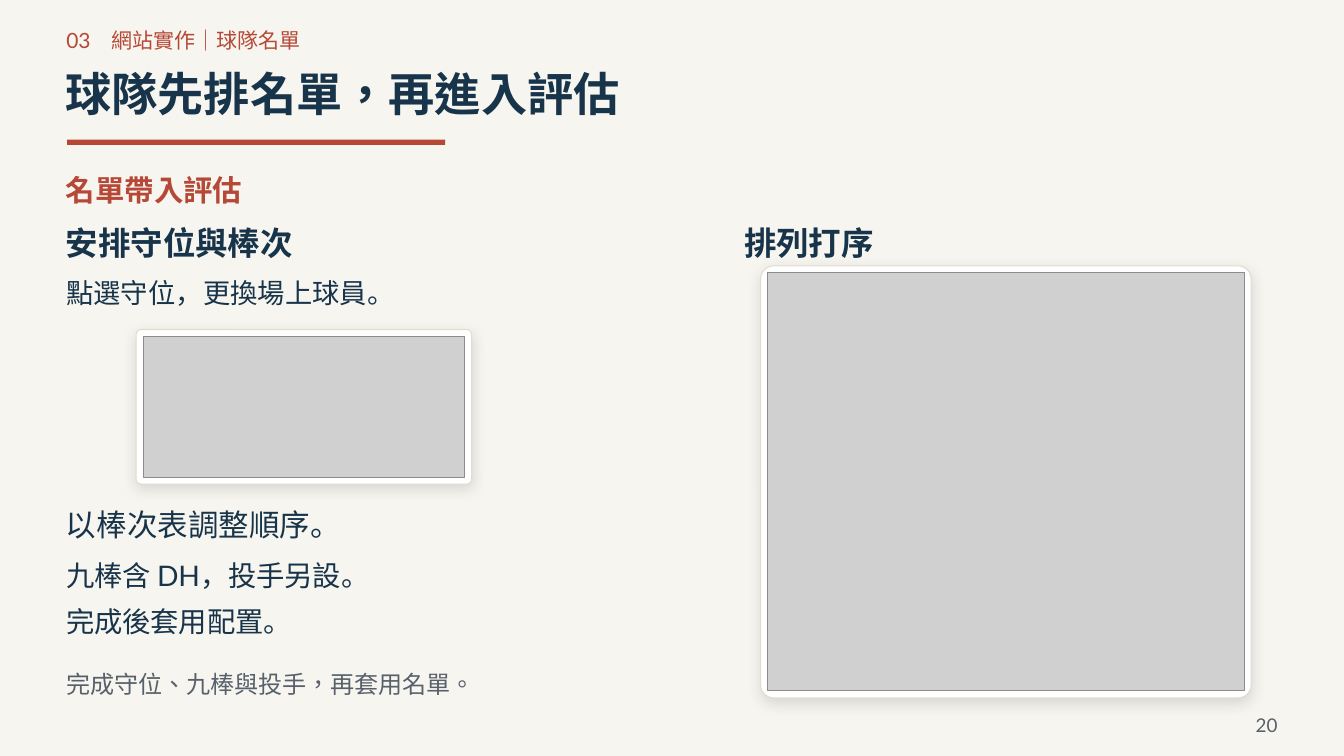
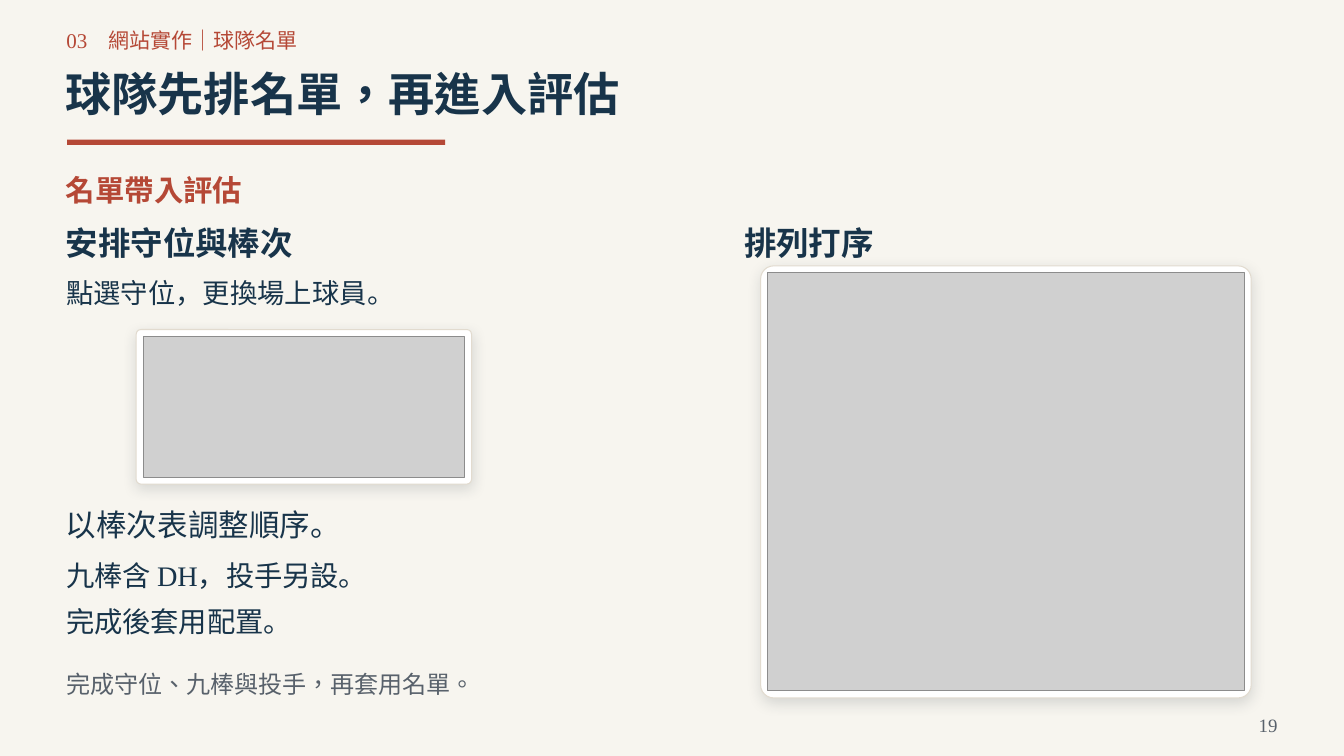
Before and after one commit to Da-Xiong-Chen/baseball_project, a slide deck: slide 19 of presentations/competition-2026/sync-20261115/一球兩面_臨場用人決策_2026球季版_38頁.pptx (slide 20 before the commit). Drawn at 1344x756 pixels with LibreOffice and Linux fonts; fonts in the diff are those of the drawing; grey boxes stand for pictures. Boxes give left, top, right and bottom in pixels: in the first picture for what was removed or moved away, otherwise in the second. Text is boxed around its words. In the diff, an @@ line names an element or a change of style, - is before the commit and + after.

```diff
--- a/presentations/competition-2026/sync-20261115/一球兩面_臨場用人決策_2026球季版_38頁.pptx
+++ b/presentations/competition-2026/sync-20261115/一球兩面_臨場用人決策_2026球季版_38頁.pptx
@@ text "03 網站實作｜球隊名單" at (66, 29, 297, 51): font Lato to Times New Roman @@
@@ text "九棒含 DH，投手另設。" at (66, 562, 367, 589): font Lato to Times New Roman @@
@@ text at (1259, 719, 1278, 732): text changed; font Lato to Times New Roman @@
-20
+19
```
Also in this commit, not shown: 37 other slides changed, 3 other files.
